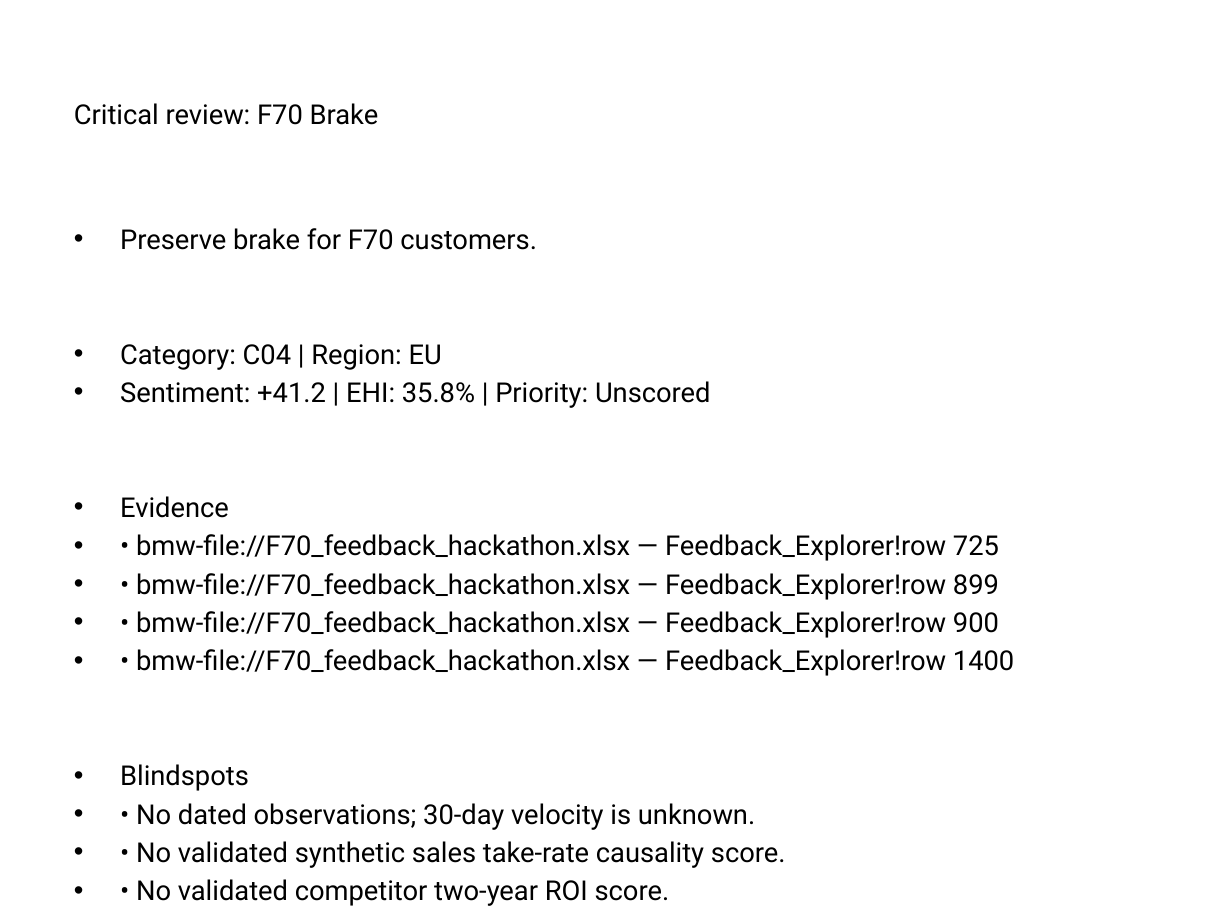
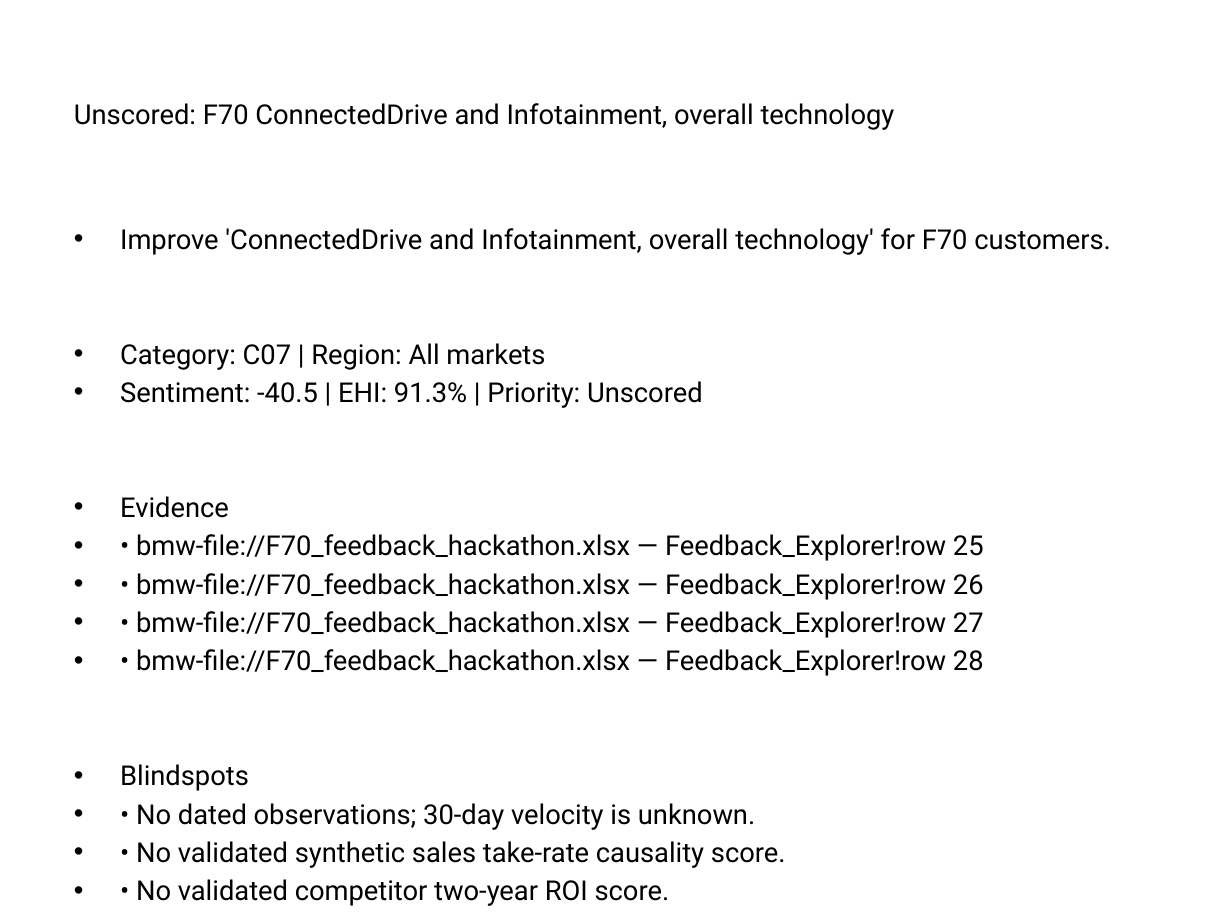
Before and after one commit to Eskender-Assefa/EHL-Hackathon, a slide deck: slide 16 of automotive_data_pipeline/output/published/BMW_board_deck.pptx. Drawn at 1232x924 pixels with LibreOffice and Linux fonts; fonts in the diff are those of the drawing. Boxes give left, top, right and bottom in pixels: in the first picture for what was removed or moved away, otherwise in the second. Text is boxed around its words. In the diff, an @@ line names an element or a change of style, - is before the commit and + after.

Commit message:
chore(output): regenerate published results with label-based classification
188 requirement candidates (11 Critical review, 177 Unscored). The audit
log is a fresh 188-event chain; the previous chain remains in history.

```diff
--- a/automotive_data_pipeline/output/published/BMW_board_deck.pptx
+++ b/automotive_data_pipeline/output/published/BMW_board_deck.pptx
@@ title at (74, 103, 895, 130): text changed @@
-Critical review: F70 Brake
+Unscored: F70 ConnectedDrive and Infotainment, overall technology
@@ text at (120, 228, 1111, 408): text changed @@
-• Preserve brake for F70 customers.
-• Category: C04 | Region: EU
-• Sentiment: +41.2 | EHI: 35.8% | Priority: Unscored
+• Improve 'ConnectedDrive and Infotainment, overall technology' for F70 customers.
+• Category: C07 | Region: All markets
+• Sentiment: -40.5 | EHI: 91.3% | Priority: Unscored
@@ text at (136, 534, 984, 676): text changed @@
-• • bmw-file://F70_feedback_hackathon.xlsx — Feedback_Explorer!row 725
-• • bmw-file://F70_feedback_hackathon.xlsx — Feedback_Explorer!row 899
-• • bmw-file://F70_feedback_hackathon.xlsx — Feedback_Explorer!row 900
-• • bmw-file://F70_feedback_hackathon.xlsx — Feedback_Explorer!row 1400
+• • bmw-file://F70_feedback_hackathon.xlsx — Feedback_Explorer!row 25
+• • bmw-file://F70_feedback_hackathon.xlsx — Feedback_Explorer!row 26
+• • bmw-file://F70_feedback_hackathon.xlsx — Feedback_Explorer!row 27
+• • bmw-file://F70_feedback_hackathon.xlsx — Feedback_Explorer!row 28
```
Also in this commit, not shown: 20 other slides changed, 6 other files.
